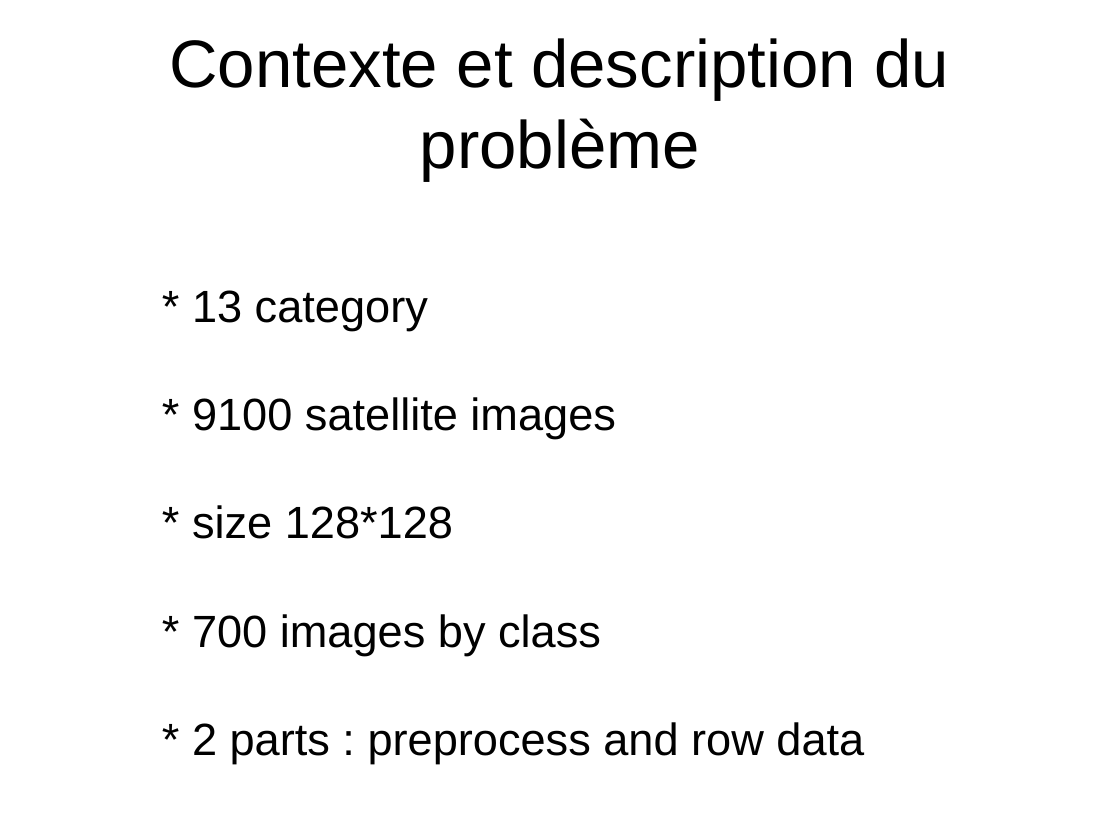
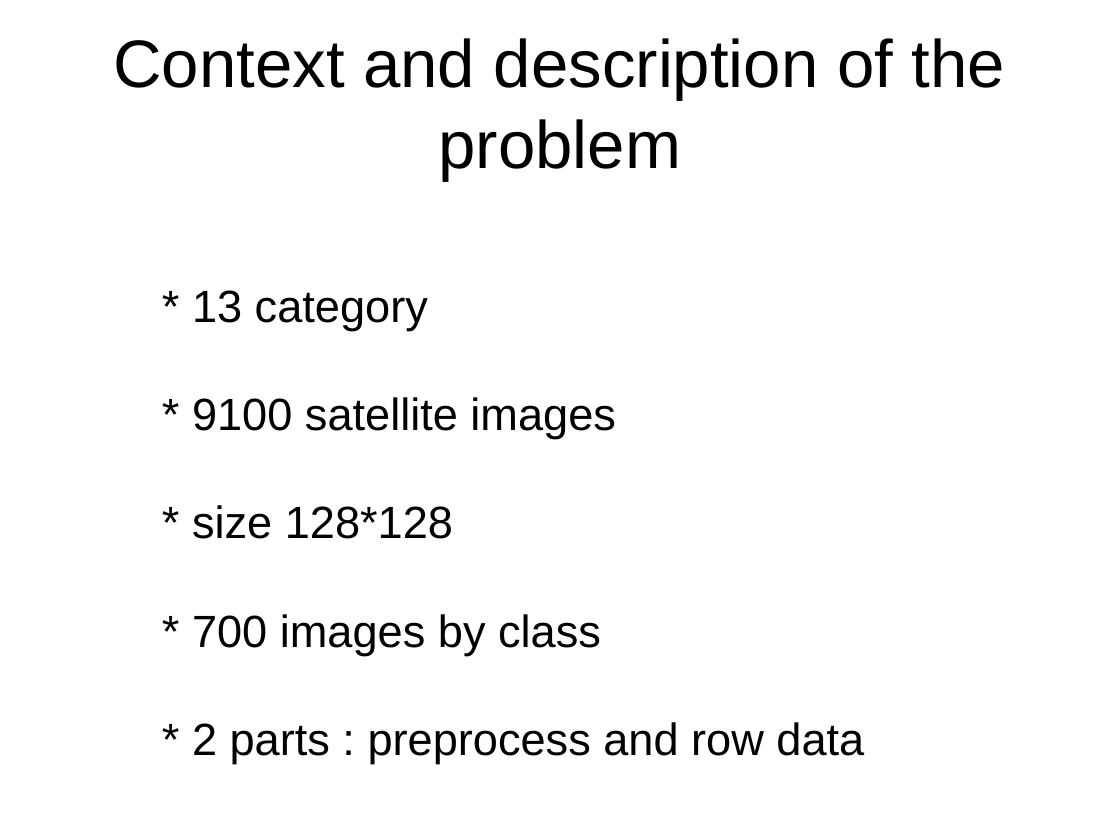
Before and after one commit to grpSputnik/Sputnik, a slide deck: slide 3 of Diapo_Video_Mini_Projet.odp. Drawn at 1120x840 pixels with LibreOffice and Linux fonts; fonts in the diff are those of the drawing; background and template pictures are left out. Boxes give left, top, right and bottom in pixels: in the first picture for what was removed or moved away, otherwise in the second. Text is boxed around its words. In the diff, an @@ line names an element or a change of style, - is before the commit and + after.

```diff
--- a/Diapo_Video_Mini_Projet.odp
+++ b/Diapo_Video_Mini_Projet.odp
@@ title at (x1=113, y1=38, x2=1005, y2=181): text changed @@
-Contexte et description du problème
+Context and description of the problem
```
Also in this commit, not shown: 6 other slides changed, 3 slides added, 2 slides removed.
